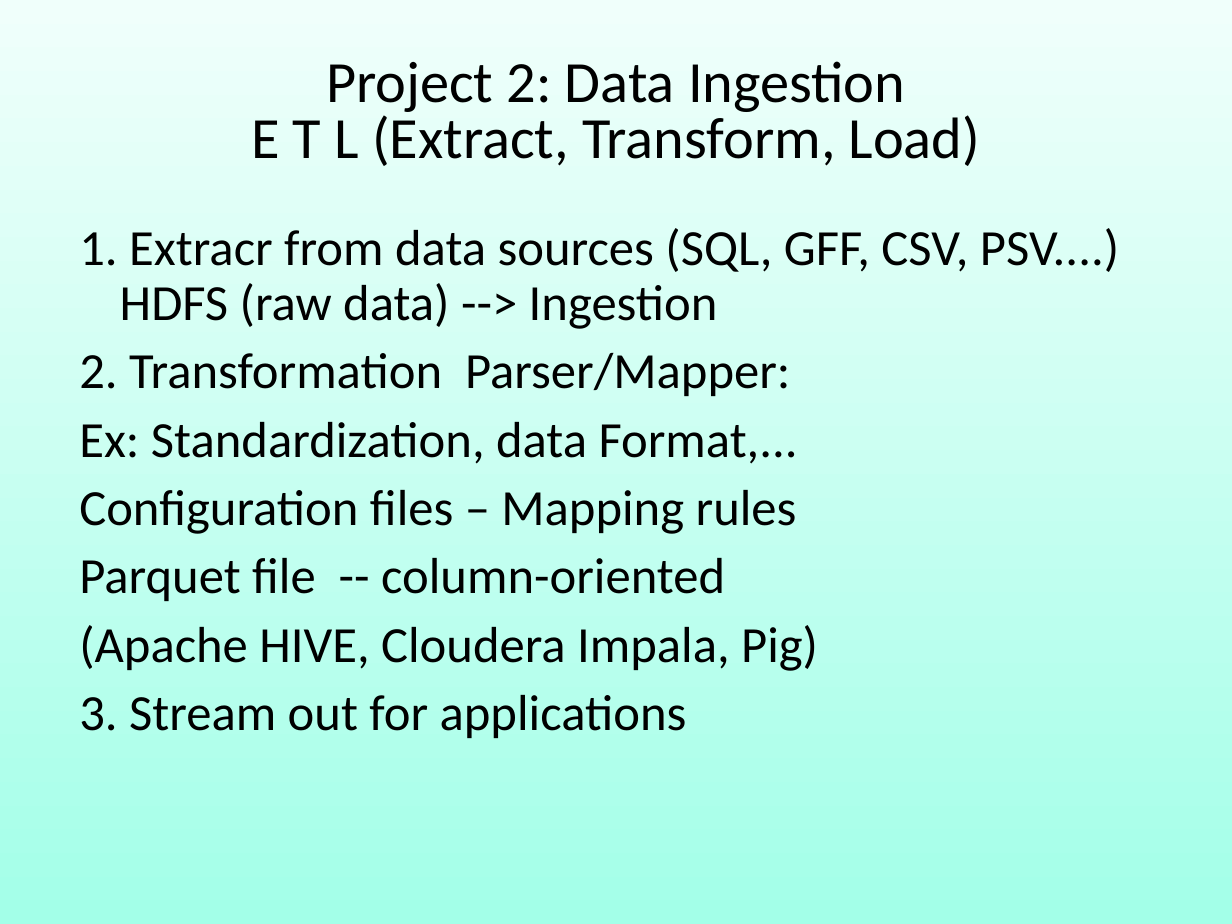
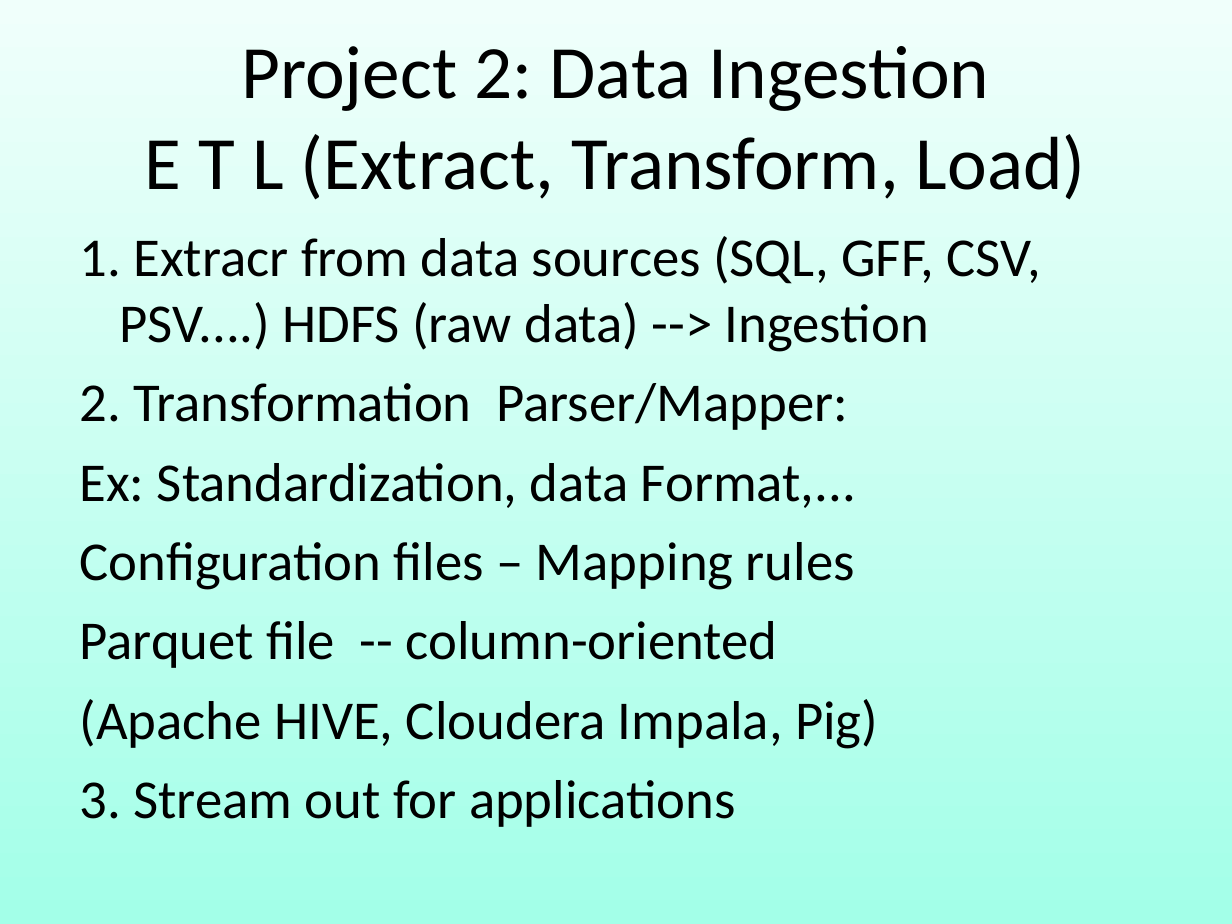
Before and after one commit to robin3795/Data, a slide deck: slide 20 of 2018_1.ppt (slide 18 before the commit). Drawn at 1232x924 pixels with LibreOffice and Linux fonts; fonts in the diff are those of the drawing. Boxes give left, top, right and bottom in pixels: in the first picture for what was removed or moved away, otherwise in the second. Text is boxed around its words. In the diff, an @@ line names an element or a change of style, - is before the commit and + after.

```diff
--- a/2018_1.ppt
+++ b/2018_1.ppt
@@ free "Project 2: Data Ingestion" at <box>62,37,1170,191</box>: size 34.1 to 44 pt; line spacing 0.8 to 1 @@
@@ free "1. Extracr from data sources ..." at <box>62,216,1170,825</box>: size 29.6 to 32 pt; line spacing 0.9 to 1 @@
```
Also in this commit, not shown: 8 other slides changed, 2 slides added.
